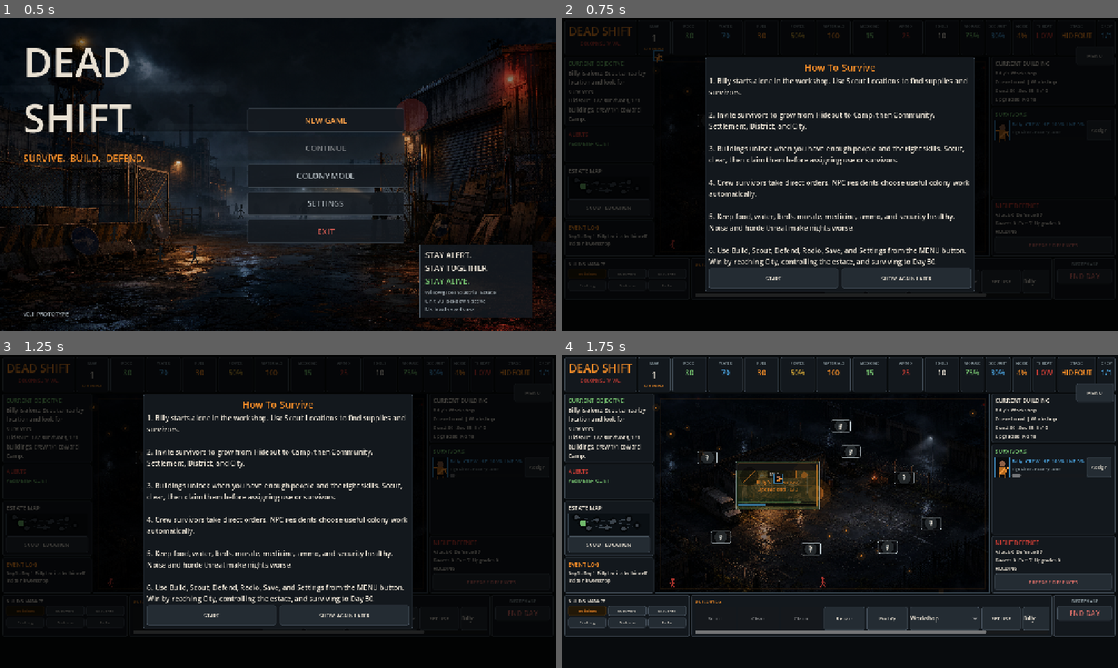
Above: before the commit, frames 1-4 (two rows, left to right).
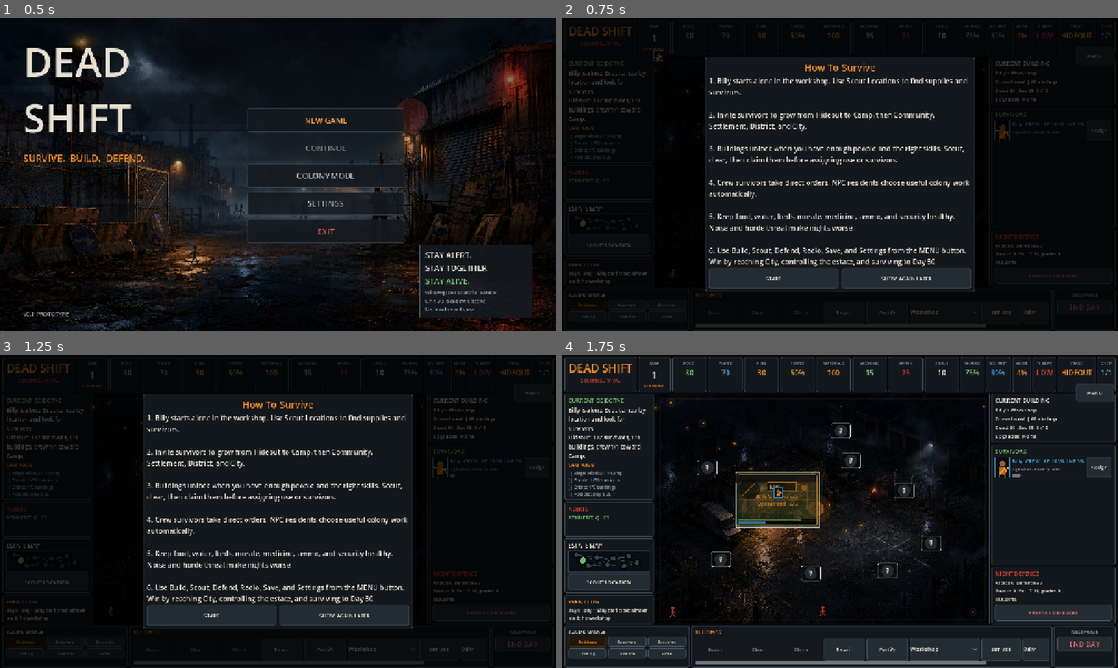
Above: after the commit, the same moments.

Repository: Robbed91/Dead-
Game: Godot game, scene res://scenes/MainMenu.tscn
The game is run twice, just before and just after one commit, with the same random seed, the same clock (stepped at 60 frames per second) and the same inputs.
Inputs:
- Up to frame 1 (0.5 s): no input
- Up to frame 2 (0.75 s): click "COLONY MODE" at 0.5 s
- Up to frame 3 (1.25 s): no input
- Up to frame 4 (1.75 s): click "START" at 1.25 s

Frame 1 is identical in both runs. In frame 2, 2.6% of the frame differs, in the area x 1-97%, y 16-99%; in frame 3, 2.6%; in frame 4, 20%, in the area x 0-100%, y 14-100%.

Commit message:
Show campaign milestones and test victory

Diff:
--- a/scripts/GameManager.gd
+++ b/scripts/GameManager.gd
@@ -281,6 +281,36 @@
 	if next.is_empty():
 		return "%s: %d survivors, %d controlled buildings, crew %d/%d. The estate has become a survivor city." % [tier["name"], population, buildings, crew, crew_limit]
 	return "%s: %d/%d survivors, %d/%d buildings, crew %d/%d toward %s." % [tier["name"], population, int(next["population"]), buildings, int(next["buildings"]), crew, crew_limit, next["name"]]
+
+func get_campaign_milestones() -> Array:
+	var population := SurvivorManager.get_population_count()
+	var buildings := BuildingManager.count_controlled_buildings()
+	var day := ResourceManager.get_value("day_number")
+	var next: Dictionary = get_next_colony_tier()
+	var current_stage := String(get_colony_tier().get("name", "Hideout"))
+	var next_stage := "City" if next.is_empty() else String(next["name"])
+	return [
+		{
+			"label": "Stage",
+			"done": colony_tier_index >= COLONY_TIERS.size() - 1,
+			"detail": "%s -> %s" % [current_stage, next_stage]
+		},
+		{
+			"label": "People",
+			"done": population >= 30,
+			"detail": "%d/30 survivors" % population
+		},
+		{
+			"label": "Estate",
+			"done": buildings >= 9,
+			"detail": "%d/9 buildings" % buildings
+		},
+		{
+			"label": "Holdout",
+			"done": day >= 30,
+			"detail": "Day %d/30" % day
+		}
+	]
 
 func _on_activity_job_completed(_survivor_id: int, _task: String, message: String) -> void:
 	add_log(message)
--- a/scripts/UIManager.gd
+++ b/scripts/UIManager.gd
@@ -59,6 +59,7 @@
 var colony_strip: HBoxContainer
 var phase_label: Label
 var objective_body: Label
+var campaign_box: VBoxContainer
 var alerts_box: VBoxContainer
 var event_log_box: VBoxContainer
 var estate_board: Control
@@ -188,11 +189,15 @@
 	_build_right_panel(right)
 
 func _build_left_panel(left: VBoxContainer) -> void:
-	var objective := _add_panel(left, Vector2(0, 92))
+	var objective := _add_panel(left, Vector2(0, 150))
 	objective.add_child(_label("CURRENT OBJECTIVE", 13, GREEN))
 	objective_body = _label("", 13, TEXT)
 	objective_body.autowrap_mode = TextServer.AUTOWRAP_WORD_SMART
 	objective.add_child(objective_body)
+	objective.add_child(_label("CAMPAIGN", 11, ORANGE))
+	campaign_box = VBoxContainer.new()
+	campaign_box.add_theme_constant_override("separation", 2)
+	objective.add_child(campaign_box)
 
 	var alerts := _add_panel(left, Vector2(0, 80))
 	alerts.add_child(_label("ALERTS", 13, RED))
@@ -673,6 +678,7 @@
 
 func _refresh_alerts() -> void:
 	objective_body.text = "%s\n%s" % [GameManager.current_objective, GameManager.get_colony_growth_summary()]
+	_refresh_campaign_box()
 	_clear(alerts_box)
 	var r := ResourceManager.resources
 	var alerts: Array = []
@@ -688,6 +694,16 @@
 		alerts.append(["PERIMETER QUIET", GREEN])
 	for alert in alerts:
 		alerts_box.add_child(_label(String(alert[0]), 11, alert[1]))
+
+func _refresh_campaign_box() -> void:
+	if campaign_box == null:
+		return
+	_clear(campaign_box)
+	for milestone in GameManager.get_campaign_milestones():
+		var done := bool(milestone.get("done", false))
+		var marker := "[x]" if done else "[ ]"
+		var color := GREEN if done else MUTED
+		campaign_box.add_child(_label("%s %s: %s" % [marker, String(milestone["label"]), String(milestone["detail"])], 10, color))
 
 func _refresh_log() -> void:
 	if event_log_box == null:
--- a/tests/SmokeTest.gd
+++ b/tests/SmokeTest.gd
@@ -102,6 +102,17 @@
 	_assert_true(not loaded.is_empty(), "save file can be loaded")
 	_assert_eq(ResourceManager.get_value("food"), food_before_save, "saved resources restore correctly")
 
+	_prepare_victory_state()
+	var milestones := GameManager.get_campaign_milestones()
+	_assert_eq(milestones.size(), 4, "campaign milestones report the four victory tracks")
+	_assert_true(bool(milestones[1].get("done", false)), "population milestone can be completed")
+	_assert_true(bool(milestones[2].get("done", false)), "estate control milestone can be completed")
+	var victory_result := GameManager.end_day()
+	_assert_true(GameManager.is_game_over(), "victory sets game over state")
+	_assert_true(String(GameManager.game_over_message).contains("Victory"), "victory message is recorded")
+	_assert_true(String(victory_result.get("message", "")).contains("Night Report"), "victory day still returns a night report")
+	GameManager.new_game()
+
 	var day_before := ResourceManager.get_value("day_number")
 	var night_result := GameManager.end_day()
 	_assert_eq(ResourceManager.get_value("day_number"), day_before + 1, "end day advances the day")
@@ -163,3 +174,30 @@
 		if String(location.get("name", "")) == location_name:
 			return location
 	return {}
+
+func _prepare_victory_state() -> void:
+	ResourceManager.set_value("food", 600)
+	ResourceManager.set_value("water", 600)
+	ResourceManager.set_value("materials", 600)
+	ResourceManager.set_value("medicine", 100)
+	ResourceManager.set_value("ammo", 200)
+	ResourceManager.set_value("fuel", 100)
+	ResourceManager.set_value("power", 100)
+	ResourceManager.set_value("morale", 90)
+	ResourceManager.set_value("security", 100)
+	ResourceManager.set_value("noise", 0)
+	ResourceManager.set_value("horde_threat", 0)
+	ResourceManager.set_value("infection_risk", 0)
+	ResourceManager.set_value("beds", 35)
+	ResourceManager.set_value("day_number", 29)
+	for index in range(29):
+		var recruit := SurvivorManager.generate_recruit()
+		SurvivorManager.invite_recruit(recruit)
+	for building in BuildingManager.buildings:
+		building["status"] = "Operational"
+		building["condition"] = 100
+		building["security"] = 90
+		building["infestation"] = 0
+		if String(building.get("current_use", "None")) == "None":
+			building["current_use"] = "Storage"
+	GameManager.call("_update_colony_tier", false)
